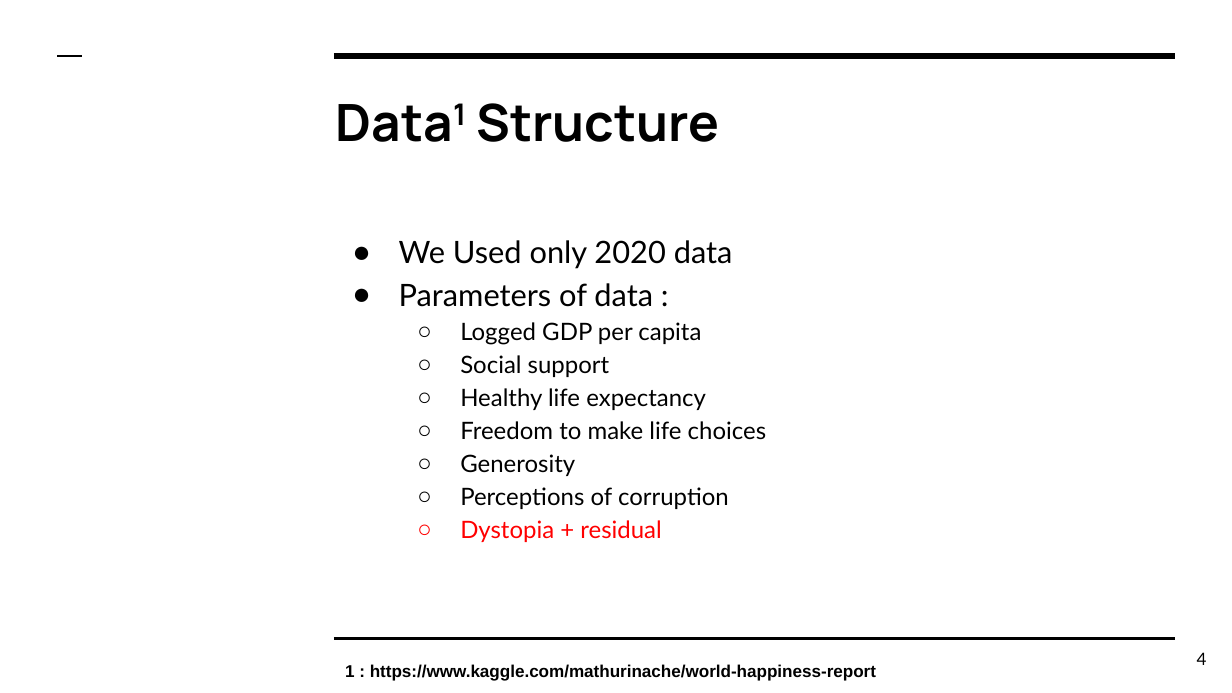
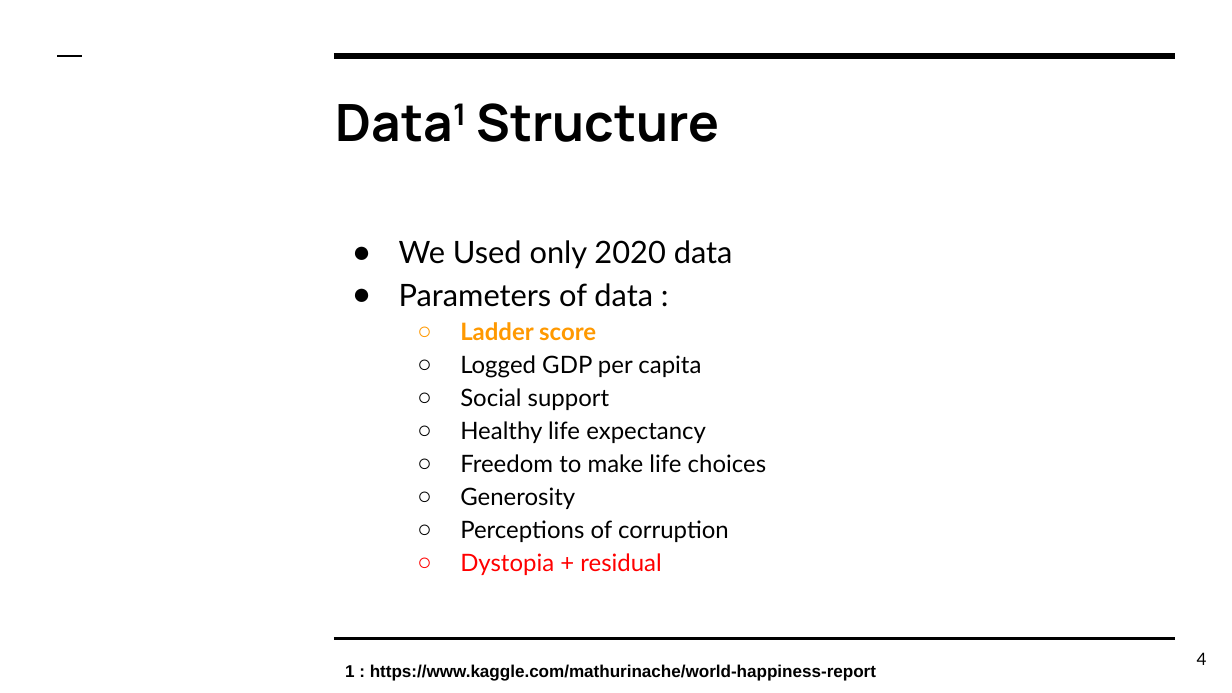
Before and after one commit to rezakarbasi/Project2_DataAnalytics, a slide deck: slide 4 of proj2-DataAnalytics.pptx. Drawn at 1232x693 pixels with LibreOffice and Linux fonts; fonts in the diff are those of the drawing. Boxes give left, top, right and bottom in pixels: in the first picture for what was removed or moved away, otherwise in the second. Text is boxed around its words. In the diff, an @@ line names an element or a change of style, - is before the commit and + after.

```diff
--- a/proj2-DataAnalytics.pptx
+++ b/proj2-DataAnalytics.pptx
@@ text at (460,322,596,340): paragraph added @@
+  ○ Ladder score
```
Also in this commit, not shown: 1 other slide changed, 1 other file.
